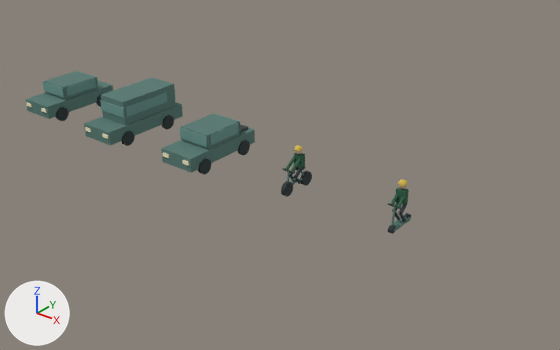
A saved change to the glTF model apps/web-preview/public/props/campus-props.glb.
One viewpoint serves both versions: a 50 mm lens placed at (32.7, -23.3, 14.9), pointed at (13.6, 0.6, 0.1). The lights are fixed; the arrows at lower left show +X, +Y and +Z. The older version comes first. Where no turn or scale is listed for an object, it has been applied to the vertices. Vertices at exactly the same position are counted once.

In view in the first picture: 'Original campus bicycle', 'Original campus car', 'Original campus pickup', 'Original campus scooter', 'Original campus van'.
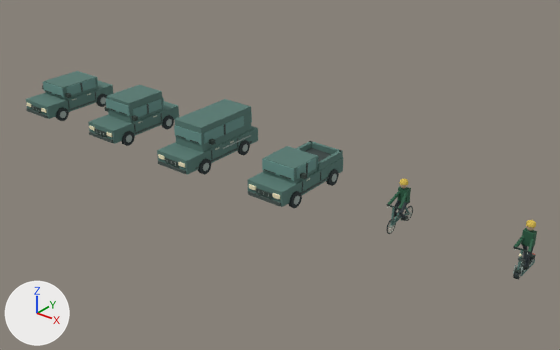
The change, as a list of edits to the scene's bpy script:
```text
Change me_mesh_2:
    remove me_mesh_2.from_pydata(...)  # 176 vertices, 292 faces; spans x -0.99..0.99, y -2.16..2.16, z 0.05..1.7
    add me_mesh_2.from_pydata(...)  # 448 vertices, 728 faces; spans x -1.09..1.09, y -2.19..2.19, z 0.05..1.7
    me_mesh_2 part 1: a new loose piece, a box spanning x -0.8..0.8, y -1.23..0.32, z 1.0..1.7, in mat_material_3
    me_mesh_2 part 2: the loose piece of 8 vertices spanning x -0.81..0.81, y -1.02..-0.98, z 1.18..1.68 is moved by (0.0, -0.25, 0.0), in mat_material_3
    me_mesh_2 part 3: the loose piece of 8 vertices spanning x -0.81..0.81, y 1.18..1.22, z 1.18..1.68 is moved by (0.0, -0.84, 0.0), in mat_material_3
    me_mesh_2 part 4: a new loose piece, a box spanning x 0.793..0.837, y -1.075..0.175, z 1.19..1.67, in mat_material_3
    me_mesh_2 part 5: a new loose piece, a box spanning x -0.825..0.825, y -2.195..-2.105, z 0.415..0.545, in mat_material_3
    me_mesh_2 part 6: a new loose piece, a box spanning x -0.41..0.41, y -2.158..-2.102, z 0.615..0.805, in mat_material_3
    me_mesh_2 part 7: a new loose piece, a box spanning x 0.897..0.933, y -1.625..1.625, z 0.463..0.517, in mat_material_3
    me_mesh_2 part 8: a new loose piece, a box spanning x -0.72..0.72, y 0.395..2.045, z 1.02..1.09, in mat_material_3
    me_mesh_2 part 9: the loose piece of 8 vertices spanning x 0.79..0.84, y -0.77..1.03, z 1.19..1.67 is deleted
    me_mesh_2 part 10: the loose piece of 8 vertices spanning x -0.65..0.65, y 0.75..1.95, z 1.03..1.15 is deleted
    me_mesh_2 part 11: 8 vertices removed from x -0.8..0.8, y -0.95..1.15, z 1.0..1.7; 24 vertices added at x -0.87..0.87, y 0.37..2.09, z 1.03..1.33
    me_mesh_2 part 12: 220 faces spanning x -0.99..0.99, y -2.16..2.16, z 0.05..1.02 switch from mat_material_2 to mat_material_3
    other edits to the shape of me_mesh_2 do not show in these pictures
Change me_mesh_3:
    remove me_mesh_3.from_pydata(...)  # 326 vertices, 560 faces; spans x -0.3..0.3, y -0.97..0.97, z 0.02..2.03
    add me_mesh_3.from_pydata(...)  # 1002 vertices, 1724 faces; spans x -0.31..0.31, y -0.97..0.97, z 0.0..2.03
    me_mesh_3 part 13: the loose piece of 14 vertices spanning x -0.2..-0.08, y -0.58..0.03, z 1.05..1.5 is multiplied about its middle by the matrix ((0.008, 0.143, -0.052), (-0.12, 0.037, 0.085), (0.093, 0.037, 0.115)), then moved by (-0.06, -0.31, -0.22), in mat_material_4
    me_mesh_3 part 14: the loose piece of 14 vertices spanning x 0.08..0.2, y -0.58..0.03, z 1.05..1.5 is multiplied about its middle by the matrix ((0.008, -0.143, 0.052), (0.12, 0.037, 0.085), (-0.093, 0.037, 0.115)), then moved by (0.06, -0.31, -0.22), in mat_material_4
    me_mesh_3 part 15: the loose piece of 22 vertices spanning x -0.08..0.08, y -0.97..-0.33, z 0.02..0.62 is rebuilt with 72 vertices and now spans x -0.02..0.02, y -0.97..-0.33, z 0.0..0.64, in mat_material_4
    me_mesh_3 part 16: the loose piece of 22 vertices spanning x -0.08..0.08, y 0.33..0.97, z 0.02..0.62 is rebuilt with 72 vertices and now spans x -0.02..0.02, y 0.33..0.97, z 0.0..0.64, in mat_material_4
    me_mesh_3 part 17: 26 vertices removed from x -0.2..0.2, y -0.32..0.05, z 0.36..0.79; 492 vertices added at x -0.31..0.31, y -0.93..0.93, z 0.04..1.51
    me_mesh_3 part 18: 354 faces spanning x -0.3..0.3, y -0.69..0.69, z 0.28..2.03 switch from mat_material_3 to mat_material_4
    other edits to the shape of me_mesh_3 do not show in these pictures
Change ob_original_campus_van:
    ob_original_campus_van.location: (5.0, 0.0, 0.0) -> (10.0, 0.0, 0.0)
Change ob_original_campus_pickup:
    ob_original_campus_pickup.location: (10.0, 0.0, 0.0) -> (15.0, 0.0, 0.0)
Change ob_original_campus_bicycle:
    ob_original_campus_bicycle.location: (15.0, 0.0, 0.0) -> (20.0, 0.0, 0.0)
Change ob_original_campus_scooter:
    ob_original_campus_scooter.location: (20.0, 0.0, 0.0) -> (25.0, 0.0, 0.0)
Add ob_original_campus_suv:
    ob_original_campus_suv = bpy.data.objects.new('Original campus suv', me_mesh_1_1)  # 432 vertices, 704 faces; spans x -1.09..1.09, y -2.19..2.19, z 0.05..2.03
    ob_original_campus_suv.location = (5.0, 0.0, 0.0)
```

Where the change shows, as pixel boxes [x1, y1, x2, y2] in the pictures (560 x 350 px; the box of a moved part takes in the faces that stretch with it):
'Original campus van', moved: before [84, 78, 183, 146]; after [157, 99, 258, 175]
'Original campus pickup', reshaped, moved (10% taller): before [161, 114, 255, 175]; after [248, 141, 343, 208]
'Original campus suv', added (cyan): after [88, 85, 179, 146]
'Original campus scooter', moved: before [388, 179, 411, 234]; after [513, 220, 537, 280]
'Original campus bicycle', reshaped, moved (12% narrower, 8% taller): before [281, 145, 312, 197]; after [386, 178, 413, 234]
part 1 of me_mesh_2, added (cyan): after [263, 146, 317, 184]
part 2 of me_mesh_2, moved or reshaped: before [180, 128, 207, 147]; after [262, 159, 294, 181]
part 3 of me_mesh_2, moved or reshaped: before [216, 114, 240, 132]; after [288, 146, 318, 167]
part 4 of me_mesh_2, added: after [296, 158, 316, 179]
part 5 of me_mesh_2, added: after [248, 191, 281, 206]
part 6 of me_mesh_2, added: after [256, 188, 273, 198]
part 7 of me_mesh_2, added: after [301, 177, 329, 194]
part 8 of me_mesh_2, added (mostly hidden): after [304, 148, 332, 162]
part 9 of me_mesh_2, deleted: before [210, 123, 238, 145]
part 10 of me_mesh_2, deleted (mostly hidden): before [239, 124, 248, 133]
part 11 of me_mesh_2, built on: before [181, 114, 239, 150]; after [295, 141, 343, 171]
part 12 of me_mesh_2, recoloured: before [161, 128, 255, 174]; after [248, 157, 343, 208]
part 13 of me_mesh_3, moved or reshaped (not visible afterwards): before [285, 157, 295, 170]
part 14 of me_mesh_3, moved or reshaped (not visible afterwards): before [291, 159, 301, 172]
part 15 of me_mesh_3, rebuilt: before [281, 181, 293, 197]; after [386, 218, 396, 234]
part 16 of me_mesh_3, rebuilt (31% narrower): before [300, 171, 312, 186]; after [405, 206, 413, 221]
part 17 of me_mesh_3, reshaped: before [289, 175, 301, 184]; after [387, 191, 412, 233]
part 18 of me_mesh_3, recoloured: before [283, 145, 305, 185]; after [389, 178, 411, 226]
